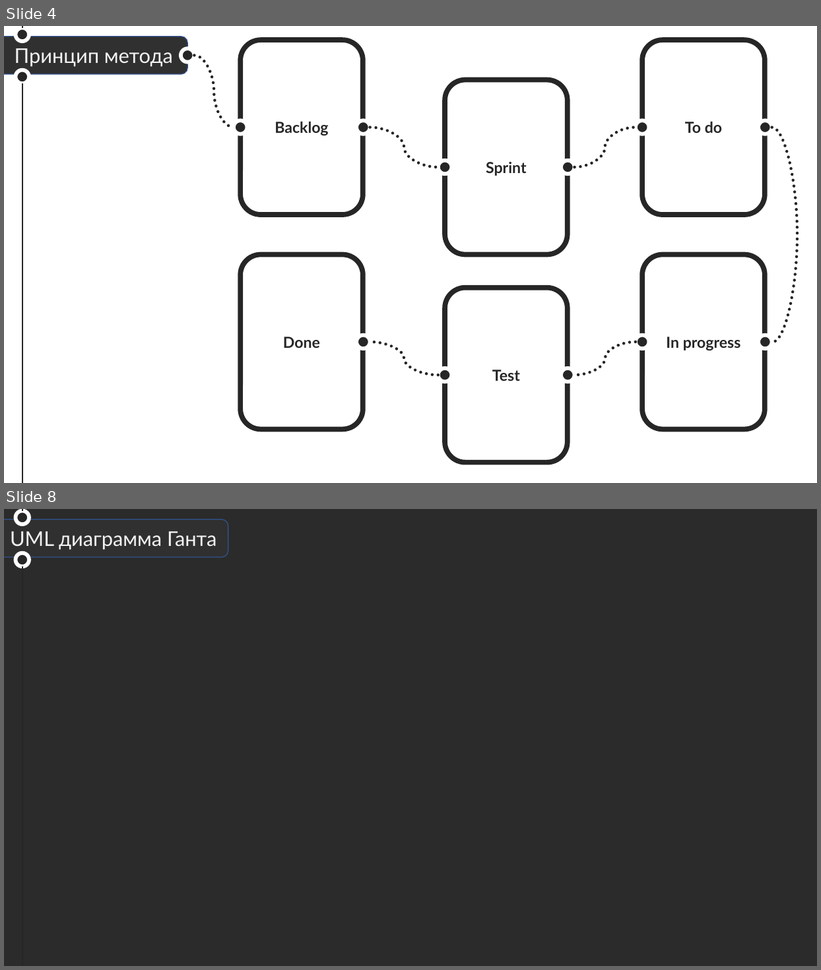
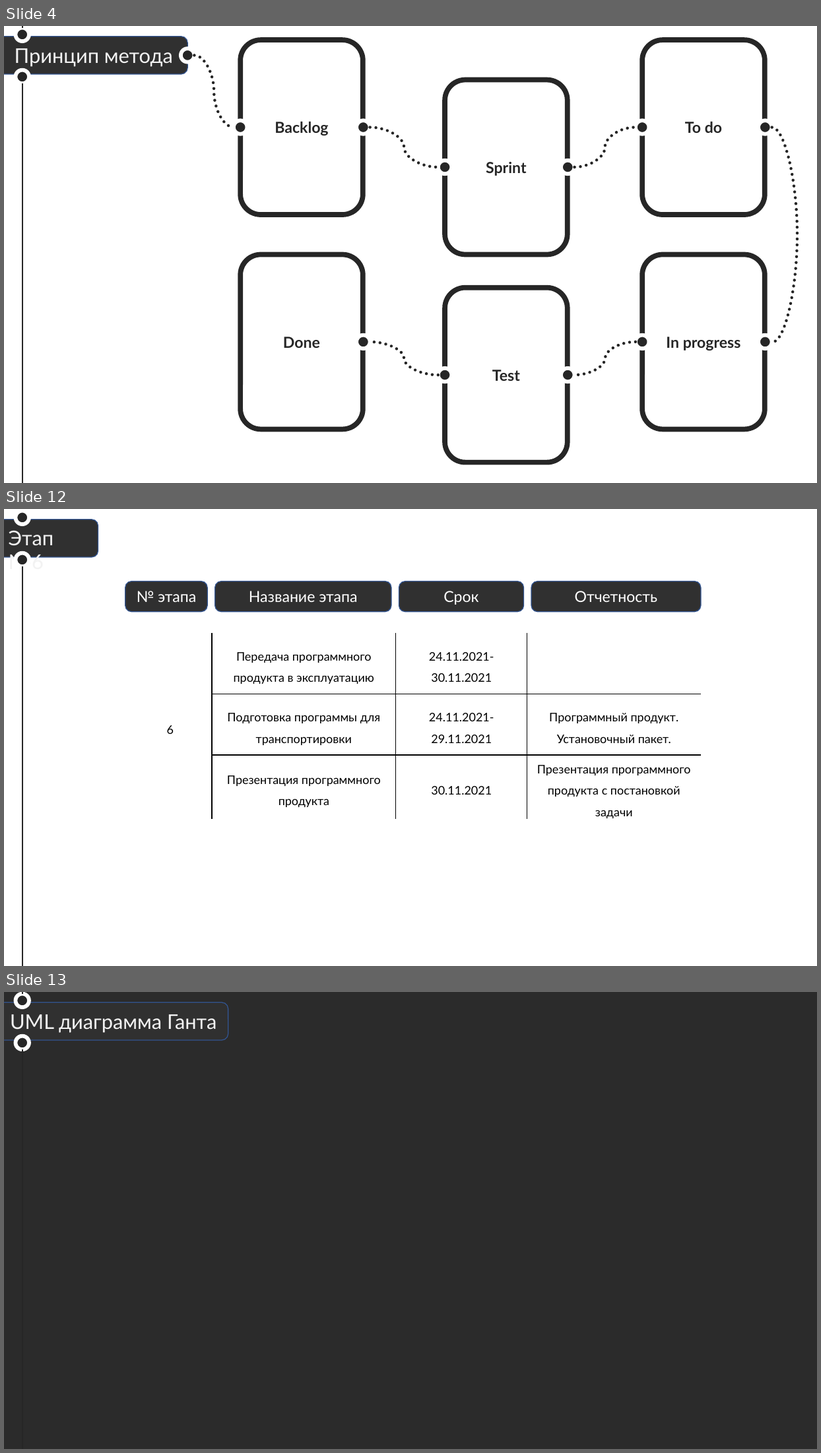
Before and after one commit to AigizIskuzhin/WriteMe, a slide deck: Documentation/Presentations/Презентация по веб-приложению.pptx. Shown one above the other, each under a label of ours: slides 4 and 8 before the commit, slides 4, 12 and 13 after it; the slides between them are not shown. The pictures are 821x970 and 821x1453 pixels, drawn with LibreOffice and Linux fonts; fonts in the diff are those of the drawing; background and template pictures are left out; a plain dark background stands for a picture behind light text. Boxes give left, top, right and bottom in pixels: in the first picture for what was removed or moved away, otherwise in the second. Text is boxed around its words. In the diff, an @@ line names an element or a change of style, - is before the commit and + after.

```diff
--- a/Documentation/Presentations/Презентация по веб-приложению.pptx
+++ b/Documentation/Presentations/Презентация по веб-приложению.pptx
@@ slide 12 added at bbox=[4, 509, 817, 966], background #FFFFFF @@
@@ rounded rectangle added at bbox=[4, 520, 98, 557], fill #303030, outline #325491 1 pt @@
@@ ellipse added at bbox=[16, 511, 29, 524], fill #262626, outline #FFFFFF 4.5 pt @@
@@ line added from (22, 511) to (22, 509), #262626 1.25 pt @@
@@ text added at bbox=[8, 530, 54, 574], 24 pt, text #F2F2F2 @@
+Этап №6
@@ ellipse added at bbox=[16, 553, 29, 566], fill #262626, outline #FFFFFF 4.5 pt @@
@@ line added from (22, 566) to (22, 966), #262626 1.25 pt @@
@@ rounded rectangle added at bbox=[125, 582, 208, 612], fill #303030, outline #325491 1 pt, 18 pt, text #FFFFFF @@
+№ этапа
@@ rounded rectangle added at bbox=[215, 582, 391, 612], fill #303030, outline #325491 1 pt, 18 pt, text #FFFFFF @@
+Название этапа
@@ rounded rectangle added at bbox=[399, 582, 524, 612], fill #303030, outline #325491 1 pt, 18 pt, text #FFFFFF @@
+Срок
@@ rounded rectangle added at bbox=[531, 582, 701, 612], fill #303030, outline #325491 1 pt, 18 pt, text #FFFFFF @@
+Отчетность
@@ table added at bbox=[129, 633, 701, 821], 3 rows, 4 columns @@
+6 | Передача программного продукта в эксплуатацию | 24.11.2021-30.11.2021 | 
+ | Подготовка программы для транспортировки | 24.11.2021-29.11.2021 | Программный продукт. Установочный пакет.
+ | Презентация программного продукта | 30.11.2021 | Презентация программного продукта с постановкой задачи
@@ what was slide 8 is now slide 13 @@
```
Also in this commit, not shown: 6 other slides added, 2 slides removed.
